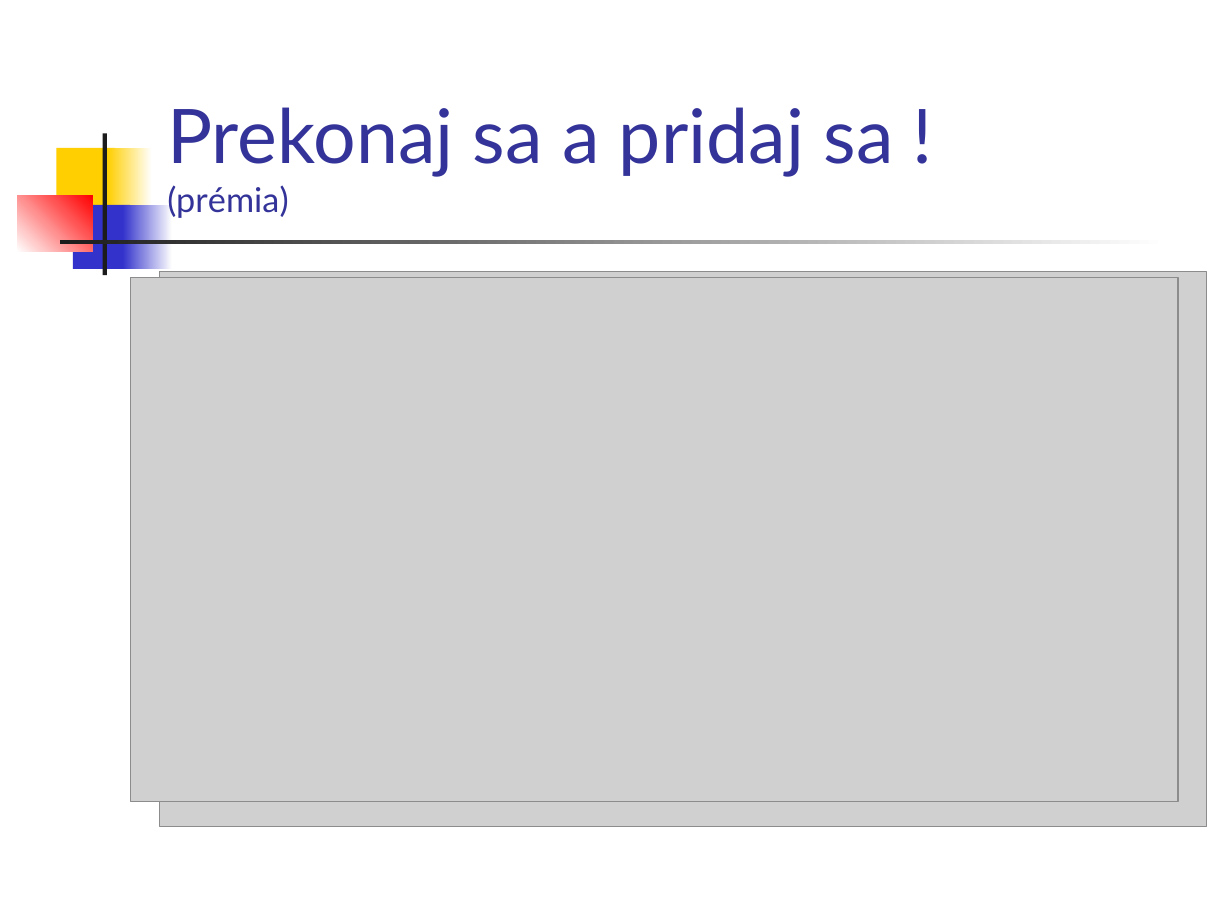
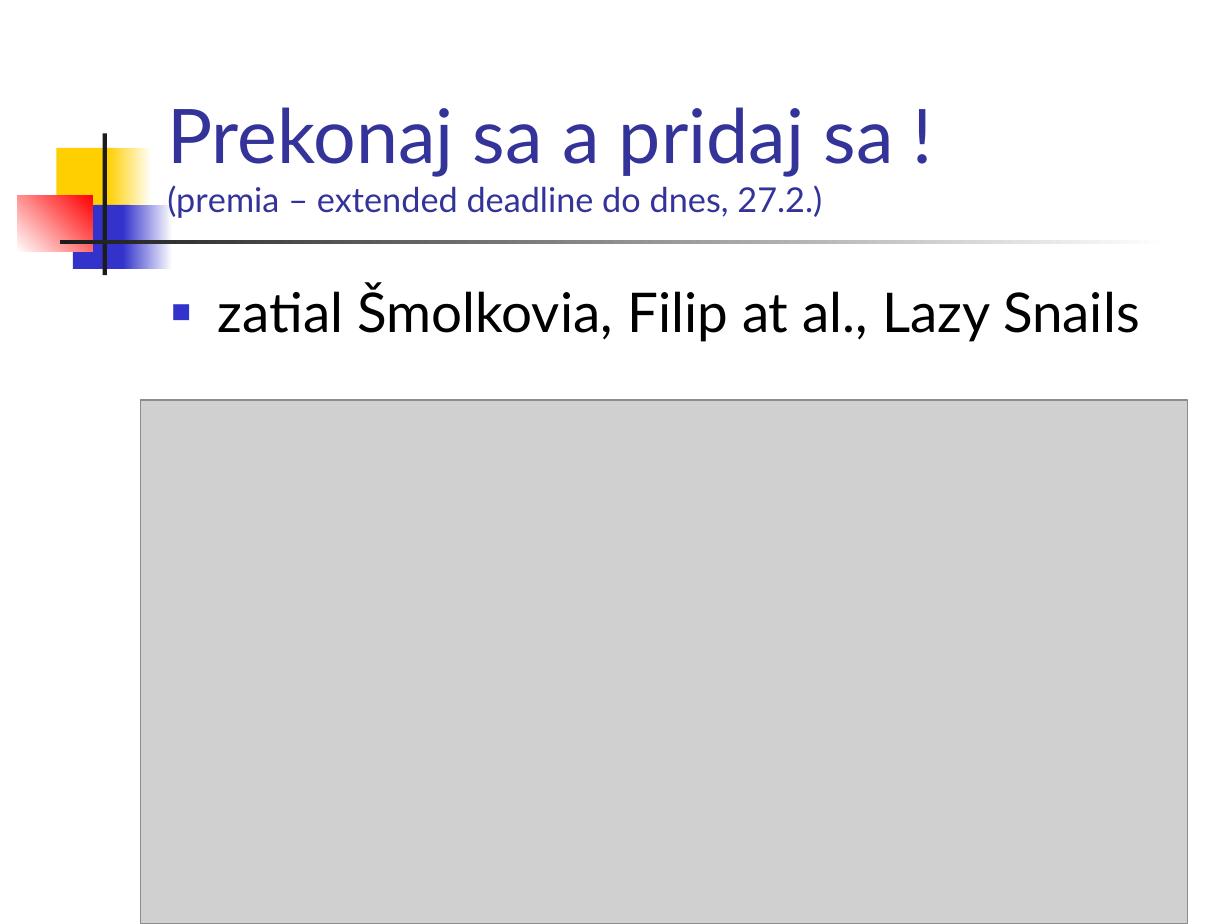
Before and after one commit to Programovanie4/Prednasky, a slide deck: slide 2 of 02/02_java.ppt. Drawn at 1232x924 pixels with LibreOffice and Linux fonts; fonts in the diff are those of the drawing; grey boxes stand for pictures. Boxes give left, top, right and bottom in pixels: in the first picture for what was removed or moved away, otherwise in the second. Text is boxed around its words. In the diff, an @@ line names an element or a change of style, - is before the commit and + after.

```diff
--- a/02/02_java.ppt
+++ b/02/02_java.ppt
@@ title at [167, 107, 893, 218]: text changed; size 44 to 20 pt @@
-Prekonaj sa a pridaj sa !
-(prémia)
+Prekonaj sa a pridaj sa !
+(premia – extended deadline do dnes, 27.2.)
@@ picture removed at [159, 272, 1206, 827] @@
@@ text added at [218, 285, 1140, 342], 32 pt, text #000000 @@
+■ zatial Šmolkovia, Filip at al., Lazy Snails
@@ picture: place and size @@
-picture at [131, 277, 1178, 801]
+picture at [140, 400, 1188, 924]
```
Also in this commit, not shown: 21 other slides changed, 2 slides added, 2 slides removed, 2 other files.
